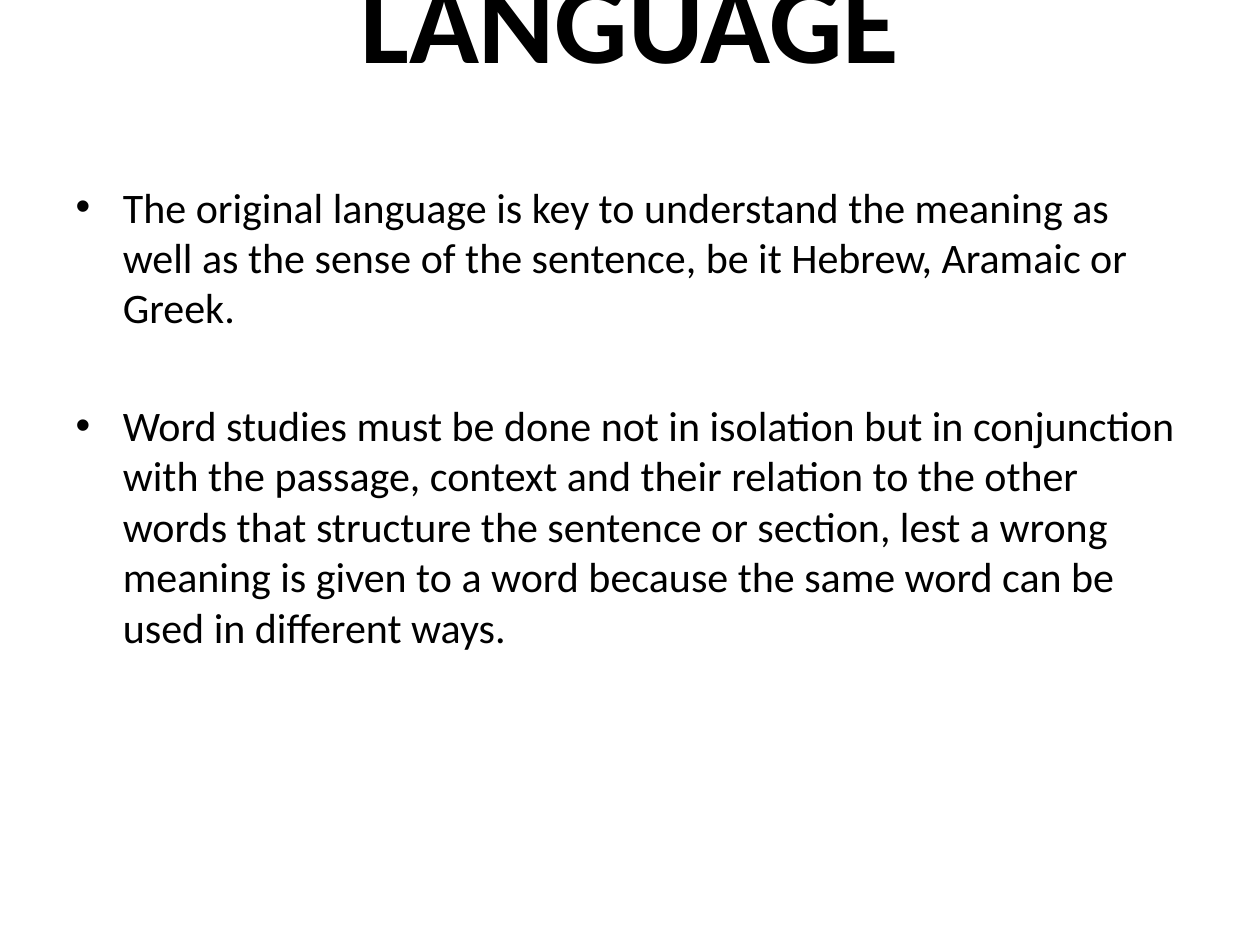
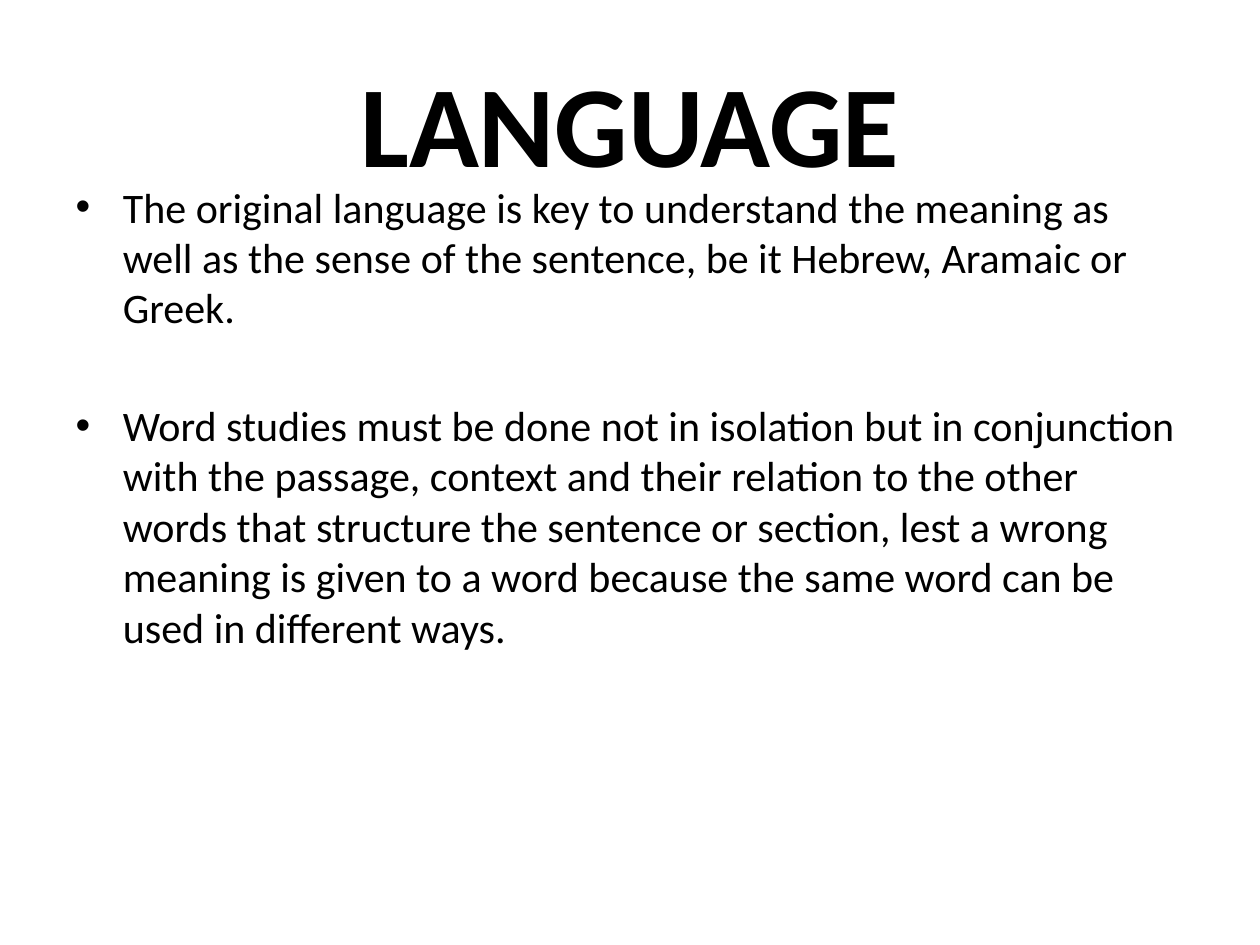
Before and after one commit to mutanganajoseph/Documents, a slide deck: slide 109 of auca/sem-1/intro-to-Bible-study/1 intro to Bible study Notes.pptx. Drawn at 1260x945 pixels with LibreOffice and Linux fonts; fonts in the diff are those of the drawing. Boxes give left, top, right and bottom in pixels: in the first picture for what was removed or moved away, otherwise in the second. Text is boxed around its words. In the diff, an @@ line names an element or a change of style, - is before the commit and + after.

```diff
--- a/auca/sem-1/intro-to-Bible-study/1 intro to Bible study Notes.pptx
+++ b/auca/sem-1/intro-to-Bible-study/1 intro to Bible study Notes.pptx
@@ title "LANGUAGE" rewrapped from [360,0,899,64] to [360,91,899,195] @@
```
Also in this commit, not shown: 10 other slides changed, 5 other files.
